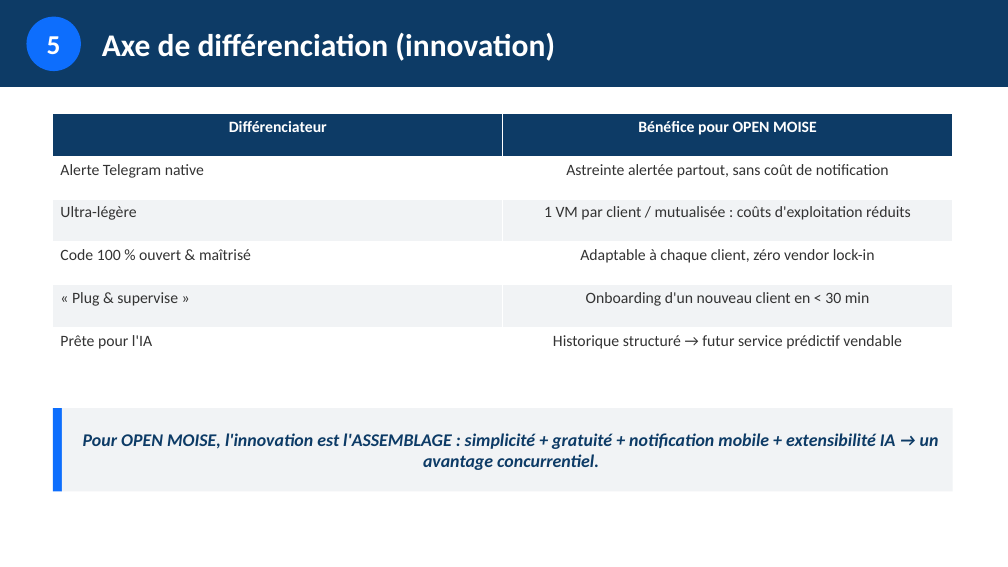
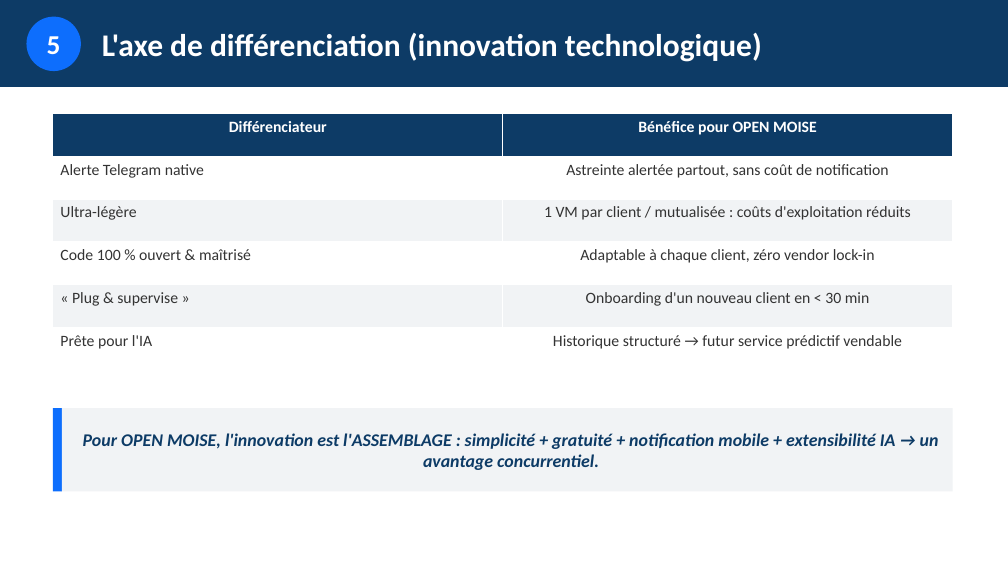
Before and after one commit to esperanceykouassi-bit/Supervision-reseau, a slide deck: slide 11 of soutenance/presentation-projet.pptx. Drawn at 1008x567 pixels with LibreOffice and Linux fonts; fonts in the diff are those of the drawing. Boxes give left, top, right and bottom in pixels: in the first picture for what was removed or moved away, otherwise in the second. Text is boxed around its words. In the diff, an @@ line names an element or a change of style, - is before the commit and + after.

```diff
--- a/soutenance/presentation-projet.pptx
+++ b/soutenance/presentation-projet.pptx
@@ text at [102, 33, 762, 62]: text changed @@
-Axe de différenciation (innovation)
+L'axe de différenciation (innovation technologique)
```
Also in this commit, not shown: 4 other slides changed, 2 other files.
